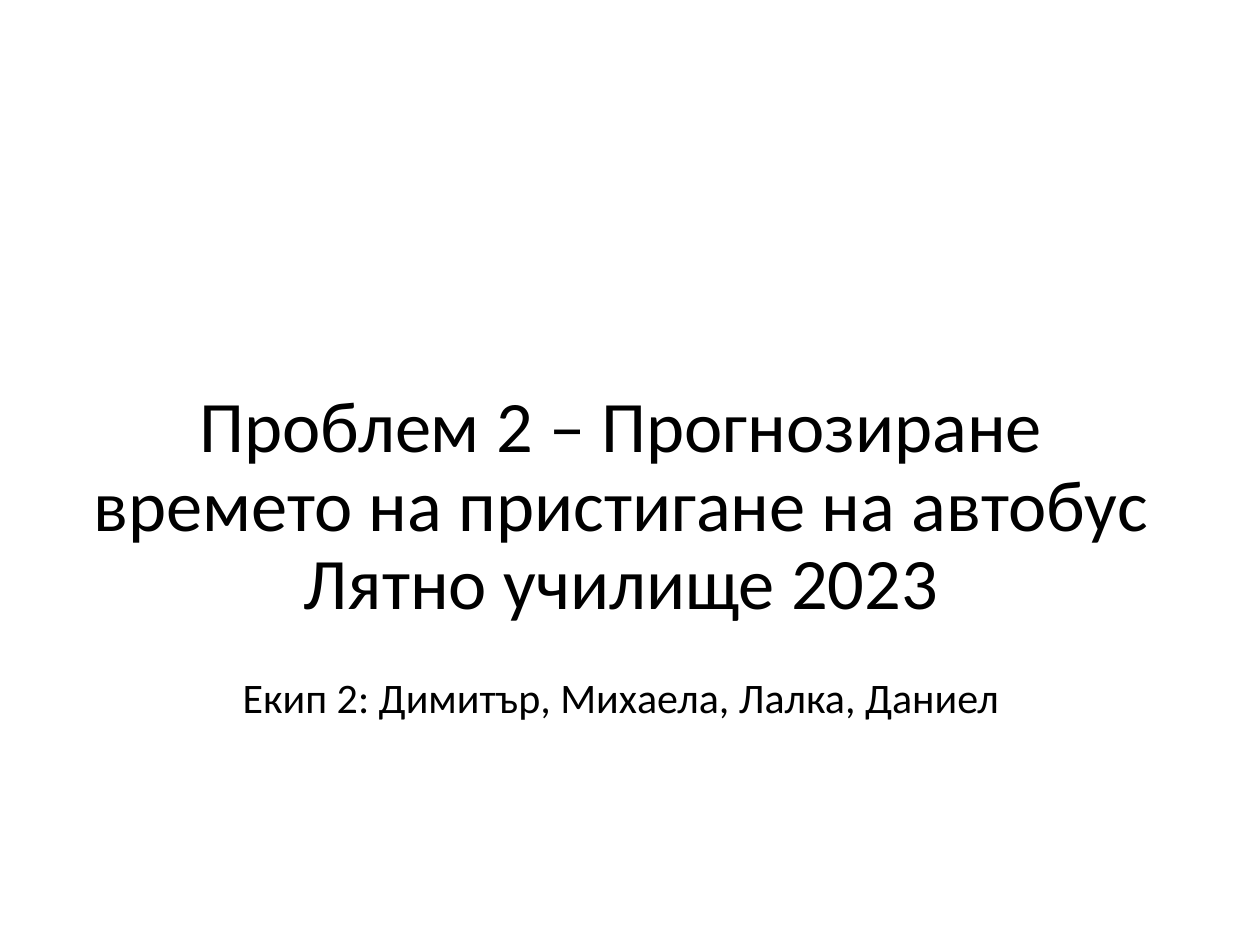
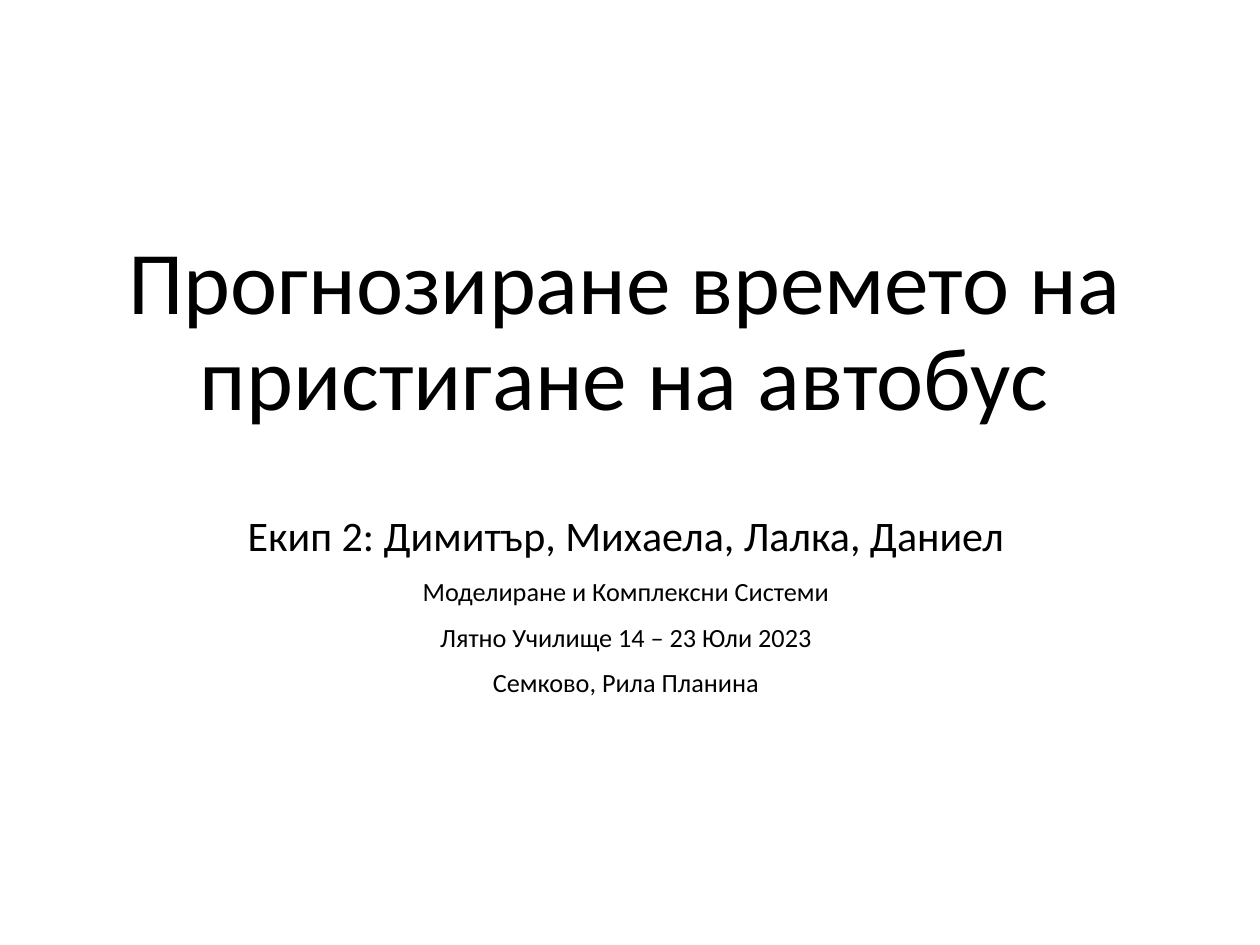
Before and after one commit to mic00s/Summer-School-2023, a slide deck: slide 1 of case.solution_2.pptx. Drawn at 1260x945 pixels with LibreOffice and Linux fonts; fonts in the diff are those of the drawing. Boxes give left, top, right and bottom in pixels: in the first picture for what was removed or moved away, otherwise in the second. Text is boxed around its words. In the diff, an @@ line names an element or a change of style, - is before the commit and + after.

```diff
--- a/case.solution_2.pptx
+++ b/case.solution_2.pptx
@@ title at bbox=[128, 256, 1120, 425]: text changed; size 41.4 to 51 pt @@
-Проблем 2 – Прогнозиране времето на пристигане на автобус
-Лятно училище 2023
+Прогнозиране времето на пристигане на автобус
@@ subtitle "Екип 2: Димитър, Михаела, Лалка, ...": place and size @@
-subtitle "Екип 2: Димитър, Михаела, Лалка, ..." at bbox=[243, 685, 999, 720]
+subtitle "Екип 2: Димитър, Михаела, Лалка, ..." at bbox=[248, 523, 1004, 695]
@@ subtitle at bbox=[423, 584, 829, 695]: paragraphs added @@
+Моделиране и Комплексни Системи
+Лятно Училище 14 – 23 Юли 2023
+Семково, Рила Планина
```
Also in this commit, not shown: 6 other slides changed, 5 slides added, 3 slides removed.
